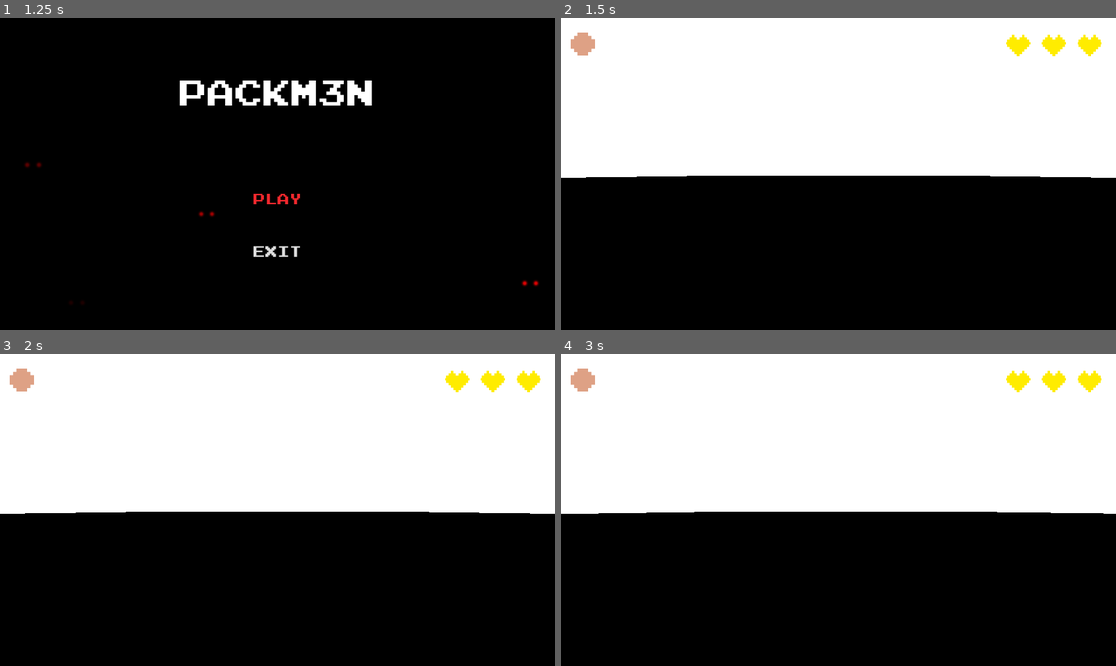
Above: before the commit, frames 1-4 (two rows, left to right).
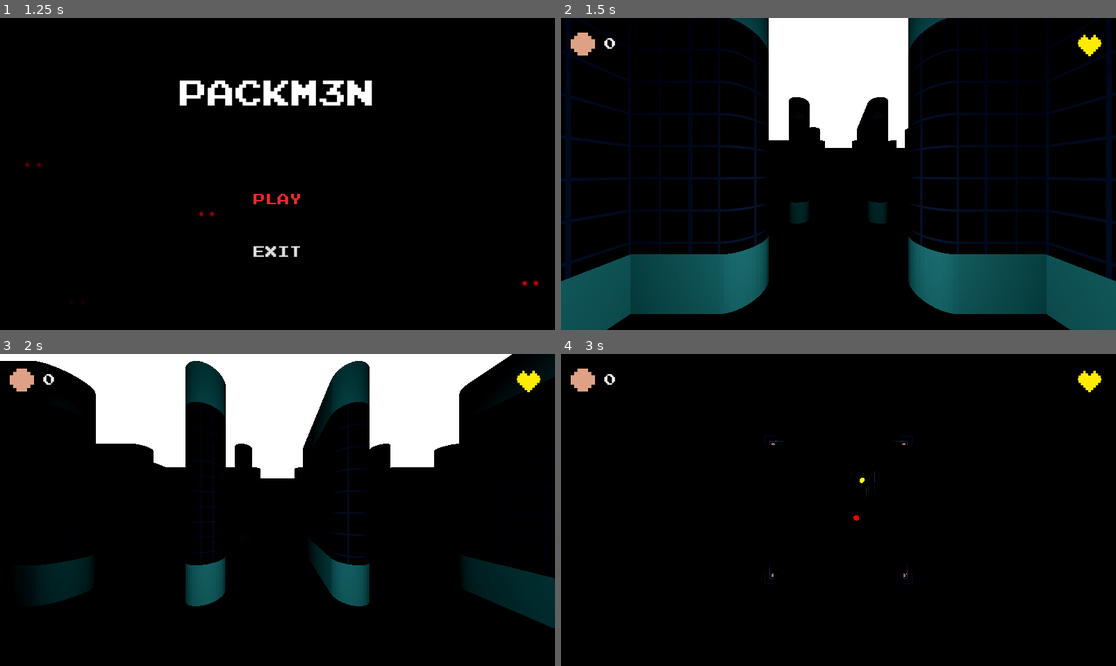
Above: after the commit, the same moments.

Repository: 21RM/Y4S1-JD-Packman
Game: Godot game, scene res://Scenes/UI/MainMenu/main_menu.tscn
Two runs of this game, one before a commit and one after it. Both use one fixed random seed, a clock stepped at 60 frames per second and the inputs below. Sound files missing from this copy of the repository are replaced by a short silence.
Inputs (mouse positions are in pixels of both pictures, inside the frame that each line leads up to):
- Up to frame 1 (1.25 s): click "PLAY" at 0.5 s
- Up to frame 2 (1.5 s): click "PLAY" at 1.25 s
- Up to frame 3 (2 s): no input
- Up to frame 4 (3 s): move the mouse to (960, 494) at 2.02 s; hold D (move_right) 2.03-2.78 s; hold W (look_back) 2.03-2.78 s; click (960, 494) at 2.17 s; move the mouse to (727, 525) at 2.77 s; hold S (move_backwards) from 2.78 s (still down); tap C (toggle_camera) at 2.85 s

Frame 1 is identical in both runs. In frame 2, 59% of the frame differs, in the area x 0-100%, y 0-100%; in frame 3, 38%; in frame 4, 50%.
Error before the commit: Parse Error: Identifier "rng" not declared in the current scope. (res://Scenes/World/world.gd:45)

Commit message:
door and corridor completely finished

Diff:
--- a/3d-packman/Scenes/Ghost/ghost.gd
+++ b/3d-packman/Scenes/Ghost/ghost.gd
@@ -148,6 +148,7 @@
 	var possible_cells: Dictionary = {}
 	for d in DIRS:
 		var test_cell: Vector2i = current_cell + d
+		if !UtilsGrid.in_bounds(test_cell.x, test_cell.y): continue
 		if UtilsGrid.can_walk_to_neighbor_cell(current_cell, test_cell):
 			possible_cells[test_cell] = d
 	if possible_cells.keys().size() == 1:
--- a/3d-packman/Scenes/World/map.gd
+++ b/3d-packman/Scenes/World/map.gd
@@ -107,7 +107,8 @@
 
 func _on_map_updater_timeout() -> void:
 	refresh_dots()
-	place_packman(UtilsPackman.packman.current_cell, UtilsPackman.packman.dir)
+	if UtilsGrid.in_bounds(UtilsPackman.packman.current_cell.x, UtilsPackman.packman.current_cell.y):
+		place_packman(UtilsPackman.packman.current_cell, UtilsPackman.packman.dir)
 	number += 1
 	number %= 3
 	var p_tex: Array = [packman_texture1, packman_texture2, packman_texture3]
--- a/3d-packman/Scenes/World/world.gd
+++ b/3d-packman/Scenes/World/world.gd
@@ -42,13 +42,6 @@
 func _ready() -> void:
 	Input.set_mouse_mode(Input.MOUSE_MODE_HIDDEN)
 
-	rng = RandomNumberGenerator.new()
-	if game_seed == 0:
-		rng.randomize()
-	else:
-		rng.seed = game_seed
-
-	UtilsGrid.build_grid(rng)
 	UtilsGrid.build_win_corridor()
 	instantiate_walls()
 	instantiate_world_door()
--- a/3d-packman/Scenes/World/world.tscn
+++ b/3d-packman/Scenes/World/world.tscn
@@ -36,6 +36,7 @@
 size = Vector3(200, 1, 200)
 
 [sub_resource type="Environment" id="Environment_l1hd3"]
+ambient_light_source = 1
 ambient_light_color = Color(1, 1, 1, 1)
 ambient_light_energy = 16.0
 glow_enabled = true
Not shown: 1 places in 3d-packman/Scenes/World/world.tscn that only renumber resources
